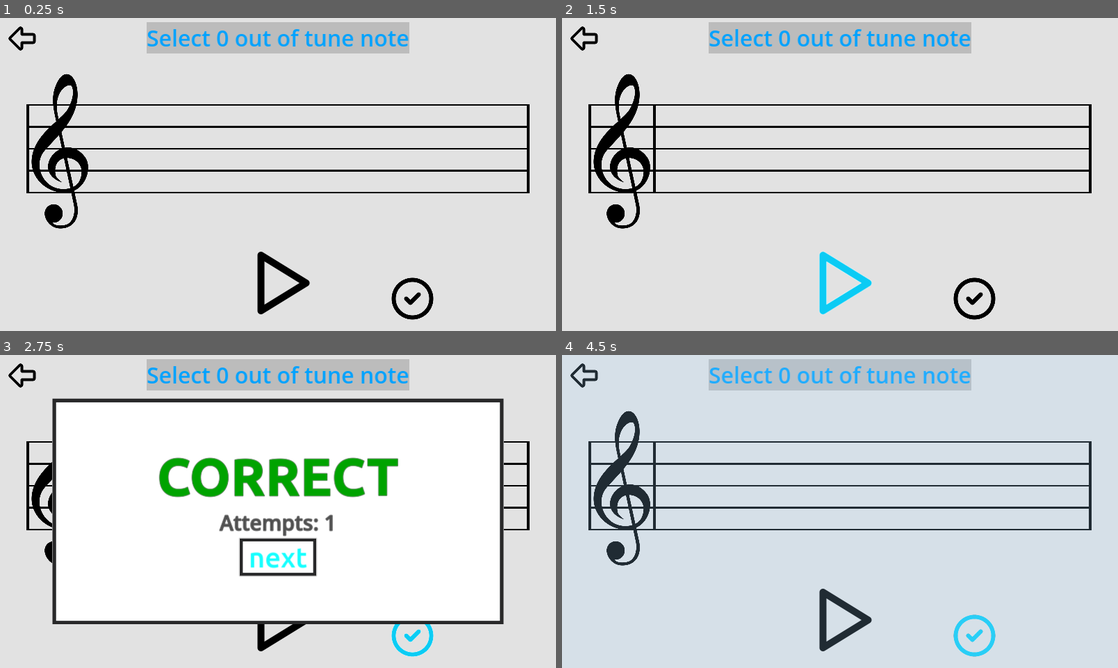
Above: before the commit, frames 1-4 (two rows, left to right).
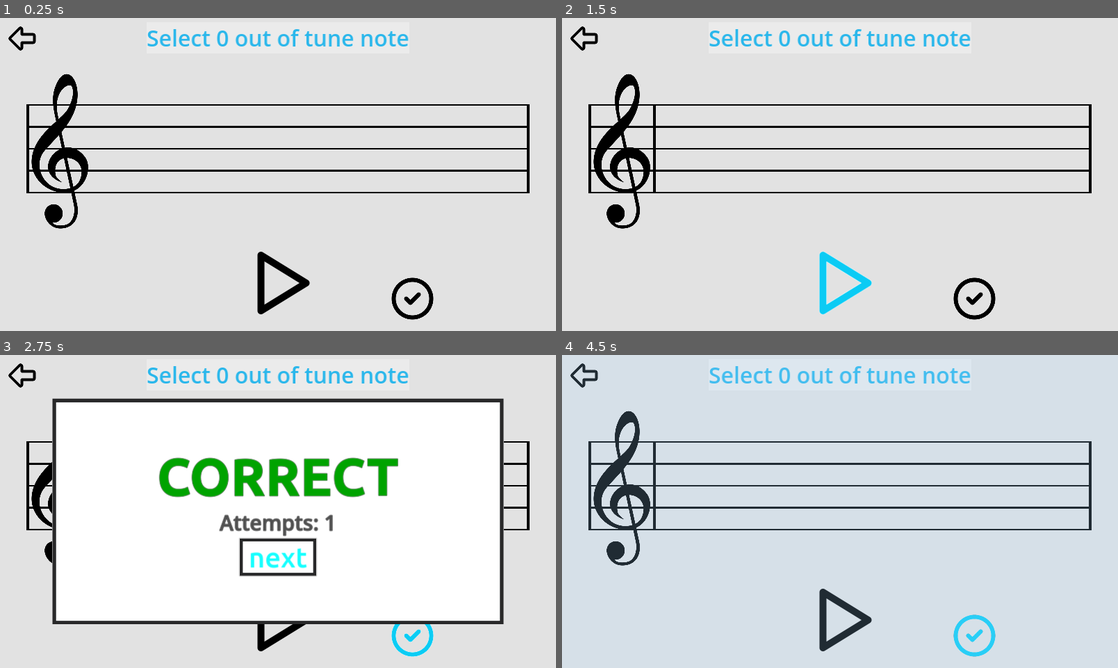
Above: after the commit, the same moments.

Repository: Sniggiho/COMP225-Reluna
Game: Godot game, scene res://Scenes/firstScene.tscn
The game is run twice, just before and just after one commit, with the same random seed, the same clock (stepped at 60 frames per second) and the same inputs.
Inputs (mouse positions are in pixels of both pictures, inside the frame that each line leads up to):
- Up to frame 1 (0.25 s): no input
- Up to frame 2 (1.5 s): click (840, 284) at 0.5 s; click (840, 284) at 1.25 s
- Up to frame 3 (2.75 s): click (411, 636) at 2 s
- Up to frame 4 (4.5 s): click "next" at 2.75 s; click (584, 376) at 3.5 s; tap Enter (ui_accept) at 4.25 s; move the mouse to (840, 373) at 4.27 s; hold Right (ui_right) from 4.28 s (still down); hold Space (play) from 4.28 s (still down)

The runs differ from the first frame. In frame 1, 4.7% of the frame differs, in the area x 26-74%, y 1-12%; in frame 2, 4.7%; in frame 3, 4.7%; in frame 4, 4.7%.
Error in both runs: Invalid assignment of index '0' (on base: 'Array') with value of type 'bool'. (res://Scenes/LevelManager/LevelManager.gd:87)

Commit message:
Edited note size and position again, changed game scene text

Diff:
--- a/Project/Scenes/FreeplaySettingsMenu/FreeplaySettingsMenu.gd
+++ b/Project/Scenes/FreeplaySettingsMenu/FreeplaySettingsMenu.gd
@@ -8,17 +8,6 @@
 #	$"CenterContainer/VBoxContainer/CenterContainer/HBoxContainer/Column B/ColumnB/NumNotes".focus_neighbor_top = $"CenterContainer/VBoxContainer/CenterContainer/HBoxContainer/Column B/ColumnB/NumNotes".get_path_to($"ForwardButton")
 
 	$BackButton.focus_neighbor_bottom = $BackButton.get_path_to($"CenterContainer/VBoxContainer/CenterContainer/HBoxContainer/Column A/ColumnA/Accidental Choice/BySharps".getSharpButton())
-
-func generatePossibleNotes() -> Array:
-	var noteOrder = ["c","c-","d","d-","e","f","f-","g","g-","a","a-","b"]
-	var possibleNotes = []
-	for i in range(3,6):
-		for n in noteOrder:
-			var noteName = n + str(i)
-			possibleNotes.append(noteName)
-
-	possibleNotes.append("c6")
-	return possibleNotes
 
 
 func _input(event):
--- a/Project/Scenes/FreeplaySettingsMenu/FreeplaySettingsMenu.tscn
+++ b/Project/Scenes/FreeplaySettingsMenu/FreeplaySettingsMenu.tscn
@@ -167,11 +167,13 @@
 [node name="Foreground1" parent="CenterContainer/VBoxContainer/CenterContainer/HBoxContainer/Column A/ColumnA/Accidental Choice/BySharps" index="1"]
 offset_right = 300.0
 offset_bottom = 100.0
+color = Color(0.690196, 0.690196, 0.690196, 1)
 
 [node name="Foreground2" parent="CenterContainer/VBoxContainer/CenterContainer/HBoxContainer/Column A/ColumnA/Accidental Choice/BySharps" index="2"]
 offset_left = 300.0
 offset_right = 600.0
 offset_bottom = 100.0
+color = Color(0.690196, 0.690196, 0.690196, 1)
 
 [node name="SharpButton" parent="CenterContainer/VBoxContainer/CenterContainer/HBoxContainer/Column A/ColumnA/Accidental Choice/BySharps" index="3"]
 offset_right = 298.0
@@ -273,6 +275,7 @@
 minActualValue = 4
 maxActualValue = 12
 height = 100.0
+positiveTextColor = Color(0.164706, 0.717647, 0.921569, 1)
 
 [node name="NumDetunedNotes" parent="CenterContainer/VBoxContainer/CenterContainer/HBoxContainer/Column B/ColumnB" instance=ExtResource("18_2jqco")]
 custom_minimum_size = Vector2(0, 100)
--- a/Project/Scenes/MusicStaff/MusicStaff.tscn
+++ b/Project/Scenes/MusicStaff/MusicStaff.tscn
@@ -31,7 +31,7 @@
 
 [node name="PlayBar" parent="." node_paths=PackedStringArray("path") instance=ExtResource("3_56f0e")]
 position = Vector2(-2.08165e-12, 93)
-points = PackedVector2Array(0, -51.84, 0, 115.84)
+points = PackedVector2Array(0, -105.6, 0, 169.6)
 width = 7.5
 default_color = Color(0, 0, 0, 1)
 antialiased = true
--- a/Project/Scenes/Note/note.tscn
+++ b/Project/Scenes/Note/note.tscn
@@ -49,7 +49,7 @@
 "
 
 [sub_resource type="RectangleShape2D" id="RectangleShape2D_q24im"]
-size = Vector2(72, 69)
+size = Vector2(35, 69)
 
 [node name="Note" type="Control"]
 layout_mode = 3
@@ -59,13 +59,13 @@
 
 [node name="SelectedImage" type="Sprite2D" parent="."]
 modulate = Color(0, 1, 1, 1)
-position = Vector2(3, -72)
-scale = Vector2(0.078, 0.078)
+position = Vector2(2, -71)
+scale = Vector2(0.079, 0.079)
 texture = ExtResource("2_e4kmj")
 
 [node name="Sprite2D" type="Sprite2D" parent="."]
-position = Vector2(3, -72)
-scale = Vector2(0.078, 0.078)
+position = Vector2(2, -71)
+scale = Vector2(0.079, 0.079)
 texture = ExtResource("2_m8vj1")
 
 [node name="Button" type="Button" parent="."]
@@ -93,7 +93,7 @@
 [node name="Area2D" type="Area2D" parent="."]
 
 [node name="CollisionShape2D" type="CollisionShape2D" parent="Area2D"]
-position = Vector2(-2, 0.5)
+position = Vector2(0.5, 0.5)
 shape = SubResource("RectangleShape2D_q24im")
 
 [connection signal="mouse_entered" from="Button" to="Button" method="_on_mouse_entered"]
--- a/Project/Scenes/firstScene.tscn
+++ b/Project/Scenes/firstScene.tscn
@@ -181,7 +181,7 @@
 layout_mode = 2
 size_flags_horizontal = 4
 mouse_filter = 2
-theme_override_colors/default_color = Color(0, 0.635294, 1, 1)
+theme_override_colors/default_color = Color(0.164706, 0.717647, 0.921569, 1)
 theme_override_colors/font_outline_color = Color(0, 0, 0, 0)
 theme_override_font_sizes/normal_font_size = 64
 text = "Select the two notes that are out of tune"
@@ -197,7 +197,7 @@
 offset_top = -20.0
 offset_right = 1426.0
 offset_bottom = 106.0
-color = Color(0.737255, 0.737255, 0.737255, 1)
+color = Color(1, 1, 1, 0.301961)
 
 [connection signal="pressed" from="ReturnButton" to="LevelManager" method="_on_return_button_pressed"]
 [connection signal="mouse_entered" from="PlayButton" to="PlayButton" method="_on_mouse_entered"]
